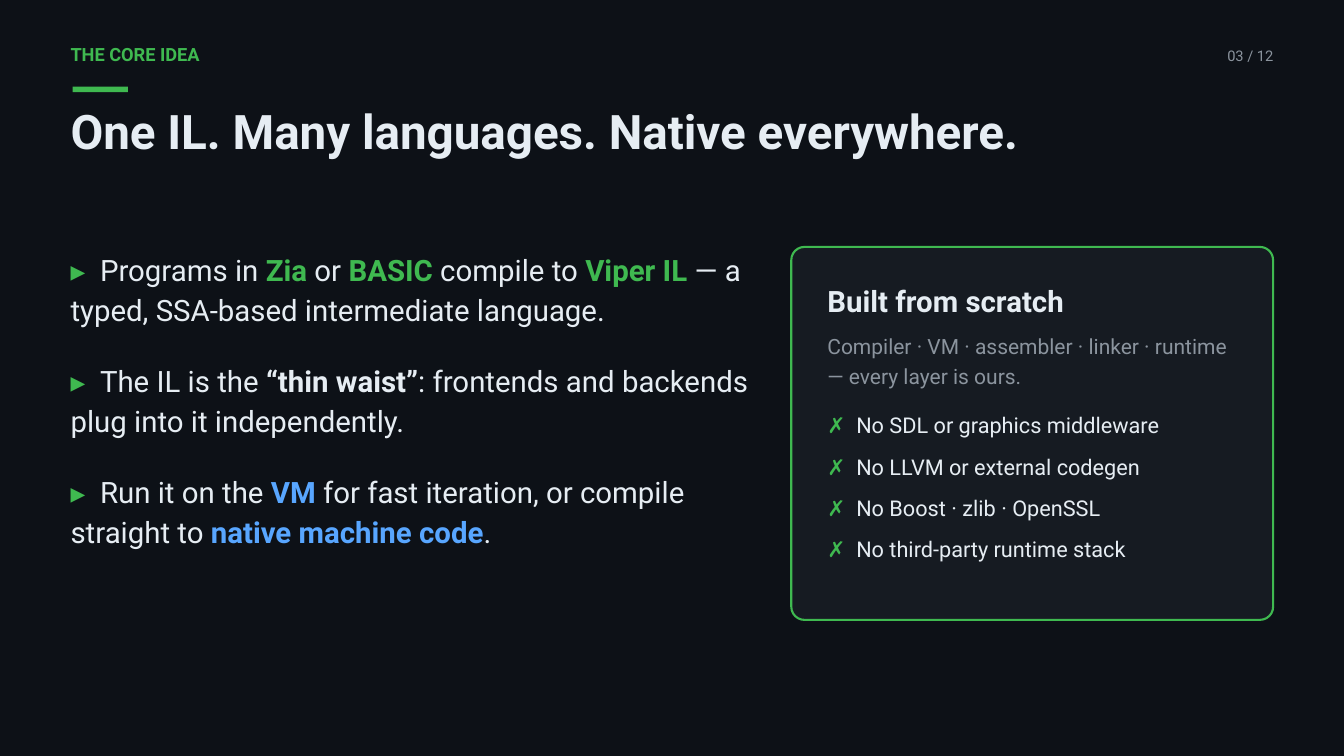
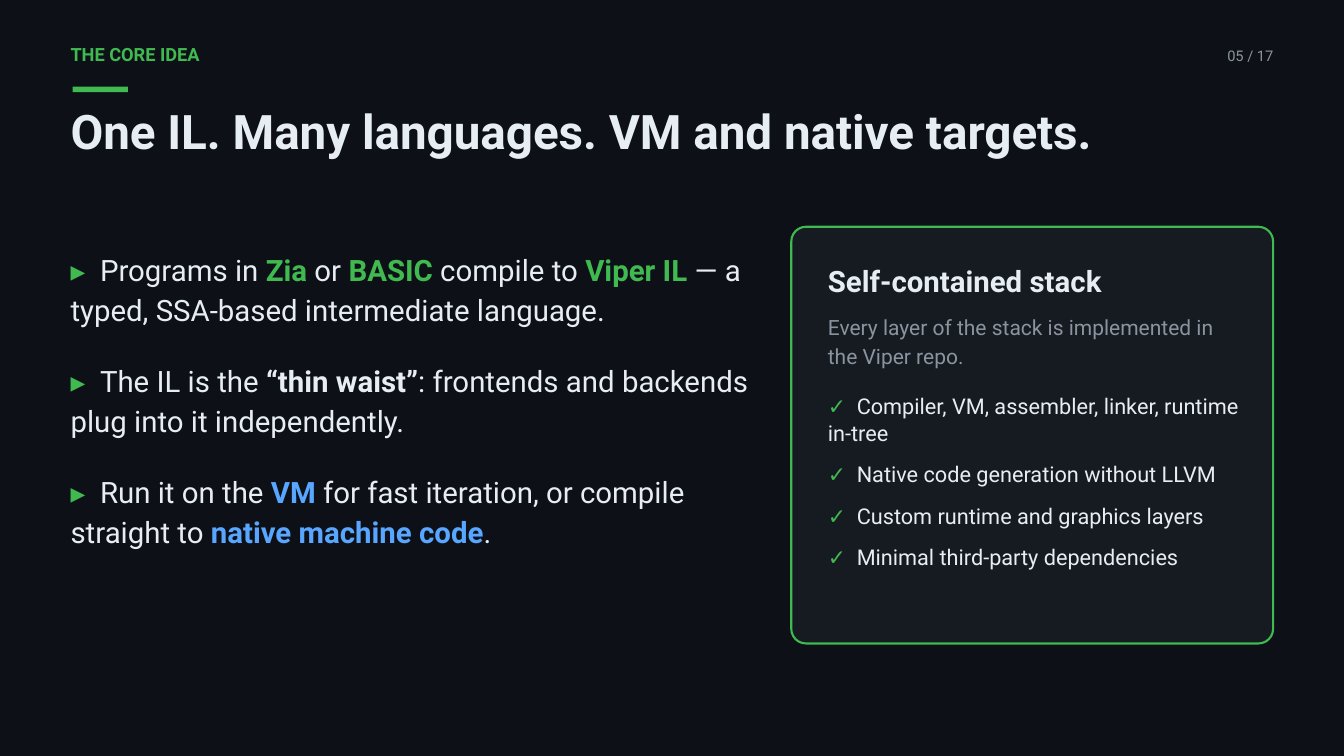
Before and after one commit to splanck/viper, a slide deck: slide 5 of misc/presentation/Viper_Intro_Revised.pptx (slide 3 before the commit). Drawn at 1344x756 pixels with LibreOffice and Linux fonts; fonts in the diff are those of the drawing. Boxes give left, top, right and bottom in pixels: in the first picture for what was removed or moved away, otherwise in the second. Text is boxed around its words. In the diff, an @@ line names an element or a change of style, - is before the commit and + after.

```diff
--- a/misc/presentation/Viper_Intro_Revised.pptx
+++ b/misc/presentation/Viper_Intro_Revised.pptx
@@ text at bbox=[1227, 50, 1273, 61]: text changed @@
-03 / 12
+05 / 17
@@ text at bbox=[71, 113, 1092, 159]: text changed @@
-One IL. Many languages. Native everywhere.
+One IL. Many languages. VM and native targets.
@@ rounded rectangle "Self-contained stack": place and size @@
-rounded rectangle "Self-contained stack" at bbox=[791, 247, 1273, 620]
+rounded rectangle "Self-contained stack" at bbox=[791, 227, 1273, 643]
@@ text in rounded rectangle at bbox=[828, 269, 1238, 570]: text changed @@
-Built from scratch
-Compiler · VM · assembler · linker · runtime — every layer is ours.
-✗ No SDL or graphics middleware
-✗ No LLVM or external codegen
-✗ No Boost · zlib · OpenSSL
-✗ No third-party runtime stack
+Self-contained stack
+Every layer of the stack is implemented in the Viper repo.
+✓ Compiler, VM, assembler, linker, runtime in-tree
+✓ Native code generation without LLVM
+✓ Custom runtime and graphics layers
+✓ Minimal third-party dependencies
```
Also in this commit, not shown: 10 other slides changed, 5 slides added, 17 other files.
